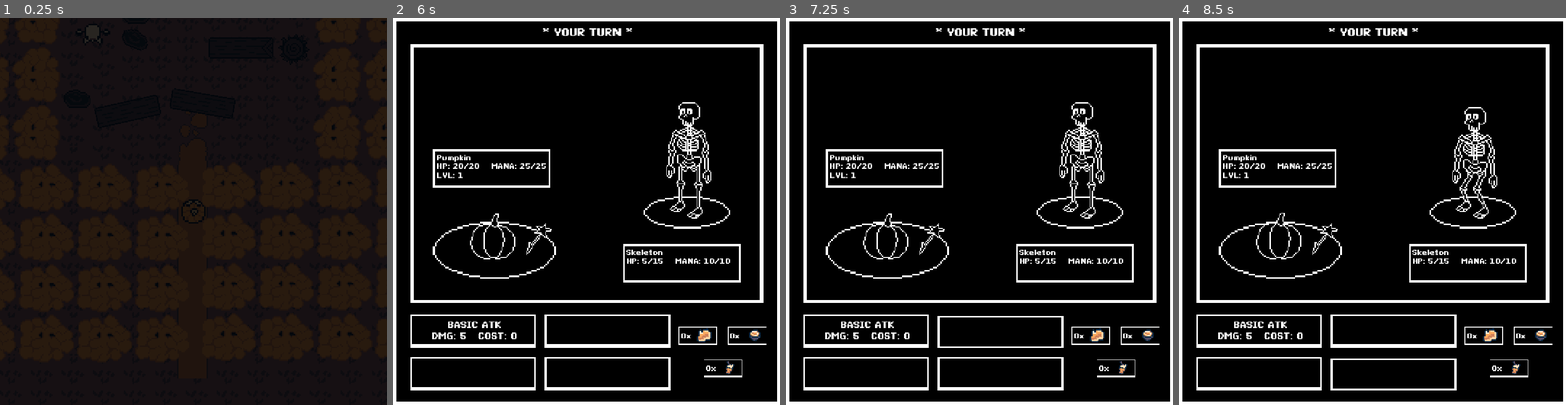
Above: before the commit, frames 1-4 (left to right).
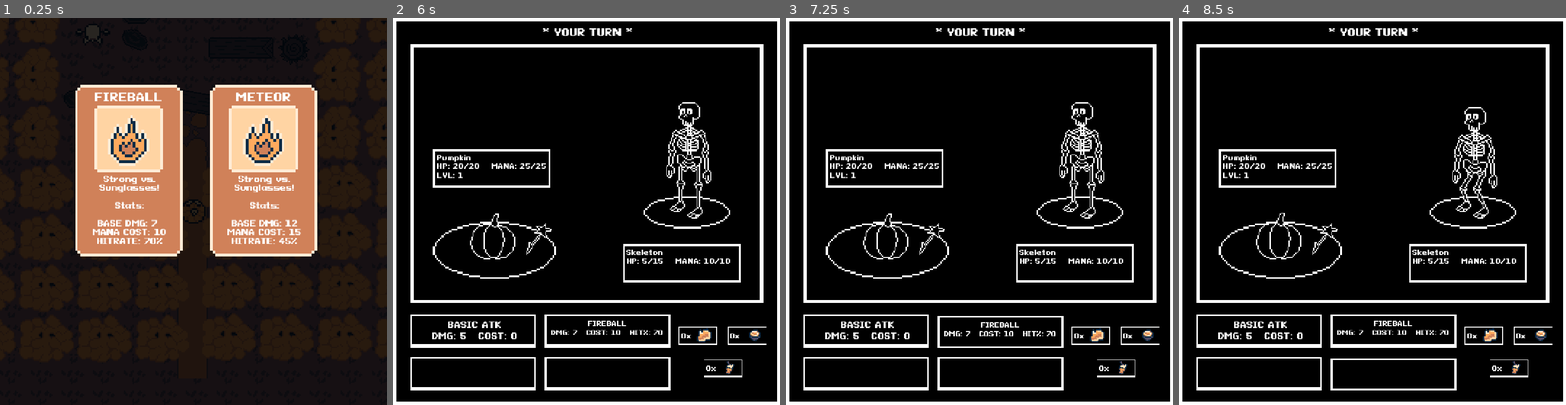
Above: after the commit, the same moments.

Repository: QuoteGenerator/Jame_Gam_Halloween
Game: Godot game, scene res://Tutorial_Area.tscn
Two runs of this game, one before a commit and one after it. Both use one fixed random seed, a clock stepped at 60 frames per second and the inputs below. This scene is started directly instead of the project's main scene.
Inputs (mouse positions are in pixels of both pictures, inside the frame that each line leads up to):
- Up to frame 1 (0.25 s): no input
- Up to frame 2 (6 s): click (520, 168) at 0.5 s, where only the run after the commit has a clickable "FIREBALL"; move the mouse to (671, 192) at 1.27 s; hold D 1.28-2.03 s; tap E (Interact) every 0.75 s from 1.35 to 5.85 s; move the mouse to (509, 230) at 2.02 s; hold S 2.03-2.78 s; move the mouse to (625, 126) at 2.77 s; hold D 2.78-3.53 s; move the mouse to (567, 288) at 3.52 s; hold W 3.53-4.28 s; move the mouse to (702, 269) at 4.27 s; hold A 4.28-5.78 s; move the mouse to (470, 153) at 5.02 s; move the mouse to (605, 211) at 5.77 s; hold S from 5.78 s (still down)
- Up to frame 3 (7.25 s): release S at 6.5 s; click (998, 331) at 6.5 s
- Up to frame 4 (8.5 s): click (1260, 374) at 7.25 s; click (1391, 374) at 8 s

The runs differ from the first frame. In frame 1, 25% of the frame differs, in the area x 19-82%, y 17-62%; in frame 2, 0.3%; in frame 3, 0.3%; in frame 4, 0.3%.

Commit message:
first move selection and addition via text

Diff:
--- a/Jame_GAM_HALLOWEN_FIX/jame-gam-halloween/Scripts/combat_button.gd
+++ b/Jame_GAM_HALLOWEN_FIX/jame-gam-halloween/Scripts/combat_button.gd
@@ -1,12 +1,18 @@
 extends Button
 
 @onready var CombatUI: CanvasLayer = $"../../.."
+@onready var move2: Label = $"../S2/Label"
+@onready var move3: Label = $"../S3/Label"
+@onready var move4: Label = $"../S4/Label"
+
+@onready var move_milestone_1: CanvasLayer = $"../../../Move_Milestone1"
 
 var label:Label
 var itemImage:Sprite2D
 
 # Called when the node enters the scene tree for the first time.
 func _ready() -> void:
+
 	label = get_child(0) as Label
 
 	if get_child_count() > 1:
@@ -21,6 +27,9 @@
 func _on_mouse_exited() -> void:
 	if(name == "simple_attack_button"):
 		label.position = Vector2(56.5, 16)
+
+	if(name == "S2"):
+		label.position =Vector2(56.5, 16)
 
 	if(name == "pumpkin_spice_latte_button"):
 		label.position.y = 15
@@ -60,3 +69,58 @@
 
 	if(name == "pumpkin_pie_button"):
 		pass
+
+
+func _on_s_2_pressed() -> void:
+	pass # Replace with function body.
+
+
+func _on_s_2_mouse_entered() -> void:
+	move2.position = Vector2(18, 20)
+
+
+func _on_s_2_mouse_exited() -> void:
+	move2.position = Vector2(18, 16)
+
+
+func _on_s_3_pressed() -> void:
+	pass # Replace with function body.
+
+
+func _on_s_3_mouse_entered() -> void:
+	move3.position = Vector2(56.5, 20)
+
+
+func _on_s_3_mouse_exited() -> void:
+	move3.position = Vector2(56.5, 16)
+
+
+func _on_s_4_pressed() -> void:
+	pass # Replace with function body.
+
+
+func _on_s_4_mouse_entered() -> void:
+	move4.position = Vector2(56.5, 20)
+
+
+func _on_s_4_mouse_exited() -> void:
+	move4.position = Vector2(56.5, 16)
+
+func update_moves(attack_name: String):
+	if attack_name == "FIREBALL":
+		print("Fireball selected")
+		move2.text = "FIREBALL\nDMG: 7   COST: 10   HIT%: 70"
+
+	elif attack_name == "METEOR":
+		print("Meteor selected")
+		move2.text = "METEOR\nDMG: 12  COST: 15  HIT%: 45"
+
+	#if move_milestone_1.fireball_selected:
+	#	print("selected 1")
+	#	move2.text = "FIREBALL
+	#	DMG: 7  COST: 10  HIT%: 70"
+	#
+	#if move_milestone_1.meteor_selected:
+	#	print("selected 1")
+	#	move2.text = "METEOR
+	#	DMG: 12   COST: 15  HIT%: 45"
--- a/Jame_GAM_HALLOWEN_FIX/jame-gam-halloween/Scripts/combat_ui.gd
+++ b/Jame_GAM_HALLOWEN_FIX/jame-gam-halloween/Scripts/combat_ui.gd
@@ -22,6 +22,8 @@
 @onready var path_follower: PathFollow2D = $Panel/WandPath1/PathFollow2D
 @onready var remote_transform: RemoteTransform2D = $Panel/WandPath1/PathFollow2D/RemoteTransform2D
 @onready var wand: AnimatedSprite2D = $Panel/Wand/Wand
+
+
 
 var wand_path_following:bool = false
 
--- a/Jame_GAM_HALLOWEN_FIX/jame-gam-halloween/Tutorial_Area.tscn
+++ b/Jame_GAM_HALLOWEN_FIX/jame-gam-halloween/Tutorial_Area.tscn
@@ -13,6 +13,7 @@
 [ext_resource type="PackedScene" uid="uid://c6qwfkx23a2oe" path="res://rock_2.tscn" id="11_dipwe"]
 [ext_resource type="PackedScene" uid="uid://b8j662xpheekl" path="res://rock_1.tscn" id="12_fpldr"]
 [ext_resource type="PackedScene" uid="uid://dsm14bv6t17br" path="res://pumpkin_pie.tscn" id="13_0b11v"]
+[ext_resource type="PackedScene" uid="uid://cnokheo2ovrgs" path="res://fire_cards.tscn" id="13_uwtsg"]
 [ext_resource type="PackedScene" uid="uid://dejoqp57xlvc" path="res://skeleton.tscn" id="14_dipwe"]
 [ext_resource type="PackedScene" uid="uid://ckiiat4ysplny" path="res://ghost.tscn" id="15_fpldr"]
 [ext_resource type="Script" uid="uid://dolpru2rub64q" path="res://Scripts/scene_switch2.gd" id="16_fpldr"]
@@ -89,6 +90,8 @@
 [node name="TutorialArea" type="Node2D" unique_id=1696652792]
 script = ExtResource("1_0b11v")
 
+[node name="CardSelect" parent="." unique_id=581881684 instance=ExtResource("13_uwtsg")]
+
 [node name="Player" parent="." unique_id=1519202898 instance=ExtResource("2_ueham")]
 z_index = 1
 position = Vector2(3, 119)
--- a/Jame_GAM_HALLOWEN_FIX/jame-gam-halloween/combat_ui.tscn
+++ b/Jame_GAM_HALLOWEN_FIX/jame-gam-halloween/combat_ui.tscn
@@ -21,6 +21,7 @@
 [ext_resource type="Texture2D" uid="uid://jds3dystspv4" path="res://Assets/sparkles.png" id="13_b12oa"]
 [ext_resource type="Texture2D" uid="uid://dbq05cio0v82a" path="res://Assets/Sprites/tbc_sprites/wand_idle.png" id="14_nw44a"]
 [ext_resource type="Texture2D" uid="uid://byeoo7x84ks8r" path="res://Assets/Sprites/tbc_sprites/sunglasses_anim_skelly.png" id="21_gjqx6"]
+[ext_resource type="PackedScene" uid="uid://cnokheo2ovrgs" path="res://fire_cards.tscn" id="22_1dsod"]
 
 [sub_resource type="Animation" id="Animation_rltsl"]
 length = 0.001
@@ -733,6 +734,65 @@
 theme_override_styles/pressed = SubResource("StyleBoxTexture_vivmo")
 theme_override_styles/hover = SubResource("StyleBoxTexture_57qmd")
 
+[node name="Label" type="Label" parent="Panel/Control/S2" unique_id=564180113]
+custom_maximum_size = Vector2(355.19, 66.635)
+clip_contents = true
+layout_mode = 1
+anchors_preset = -1
+offset_left = 18.0
+offset_top = 16.0
+offset_right = 372.0
+offset_bottom = 83.0
+grow_horizontal = 2
+theme_override_fonts/font = ExtResource("7_akiti")
+theme_override_font_sizes/font_size = 20
+horizontal_alignment = 1
+autowrap_mode = 3
+
+[node name="S3" type="Button" parent="Panel/Control" unique_id=1227104619]
+layout_mode = 0
+offset_left = 53.0
+offset_top = 1051.0
+offset_right = 443.0
+offset_bottom = 1154.0
+theme_override_styles/normal = SubResource("StyleBoxTexture_g4v7s")
+theme_override_styles/pressed = SubResource("StyleBoxTexture_vivmo")
+theme_override_styles/hover = SubResource("StyleBoxTexture_57qmd")
+
+[node name="Label" type="Label" parent="Panel/Control/S3" unique_id=1928465580]
+clip_contents = true
+layout_mode = 1
+anchors_preset = -1
+offset_left = 56.5
+offset_top = 16.0
+offset_right = 332.5
+offset_bottom = 83.0
+grow_horizontal = 2
+theme_override_fonts/font = ExtResource("7_akiti")
+theme_override_font_sizes/font_size = 26
+
+[node name="S4" type="Button" parent="Panel/Control" unique_id=4213693]
+layout_mode = 0
+offset_left = 470.0
+offset_top = 1051.0
+offset_right = 860.0
+offset_bottom = 1154.0
+theme_override_styles/normal = SubResource("StyleBoxTexture_g4v7s")
+theme_override_styles/pressed = SubResource("StyleBoxTexture_vivmo")
+theme_override_styles/hover = SubResource("StyleBoxTexture_57qmd")
+
+[node name="Label" type="Label" parent="Panel/Control/S4" unique_id=1712202752]
+clip_contents = true
+layout_mode = 1
+anchors_preset = -1
+offset_left = 56.5
+offset_top = 16.0
+offset_right = 332.5
+offset_bottom = 83.0
+grow_horizontal = 2
+theme_override_fonts/font = ExtResource("7_akiti")
+theme_override_font_sizes/font_size = 26
+
 [node name="pumpkin_spice_latte_button" type="Button" parent="Panel/Control" unique_id=1131345316]
 layout_mode = 0
 offset_left = 963.0
@@ -814,26 +874,6 @@
 rotation = -0.07870076
 scale = Vector2(5.3799896, 5.3799896)
 texture = ExtResource("11_tnwwt")
-
-[node name="S3" type="Button" parent="Panel/Control" unique_id=1227104619]
-layout_mode = 0
-offset_left = 53.0
-offset_top = 1051.0
-offset_right = 443.0
-offset_bottom = 1154.0
-theme_override_styles/normal = SubResource("StyleBoxTexture_g4v7s")
-theme_override_styles/pressed = SubResource("StyleBoxTexture_vivmo")
-theme_override_styles/hover = SubResource("StyleBoxTexture_57qmd")
-
-[node name="S4" type="Button" parent="Panel/Control" unique_id=4213693]
-layout_mode = 0
-offset_left = 470.0
-offset_top = 1051.0
-offset_right = 860.0
-offset_bottom = 1154.0
-theme_override_styles/normal = SubResource("StyleBoxTexture_g4v7s")
-theme_override_styles/pressed = SubResource("StyleBoxTexture_vivmo")
-theme_override_styles/hover = SubResource("StyleBoxTexture_57qmd")
 
 [node name="PlayerName" type="Label" parent="Panel/Control" unique_id=188503472]
 layout_mode = 0
@@ -940,9 +980,21 @@
 sprite_frames = SubResource("SpriteFrames_g4v7s")
 autoplay = "default"
 
+[node name="Move_Milestone1" parent="." unique_id=581881684 instance=ExtResource("22_1dsod")]
+visible = false
+
 [connection signal="mouse_entered" from="Panel/Control/simple_attack_button" to="Panel/Control/simple_attack_button" method="_on_mouse_entered"]
 [connection signal="mouse_exited" from="Panel/Control/simple_attack_button" to="Panel/Control/simple_attack_button" method="_on_mouse_exited"]
 [connection signal="pressed" from="Panel/Control/simple_attack_button" to="Panel/Control/simple_attack_button" method="_on_pressed"]
+[connection signal="mouse_entered" from="Panel/Control/S2" to="Panel/Control/simple_attack_button" method="_on_s_2_mouse_entered"]
+[connection signal="mouse_exited" from="Panel/Control/S2" to="Panel/Control/simple_attack_button" method="_on_s_2_mouse_exited"]
+[connection signal="pressed" from="Panel/Control/S2" to="Panel/Control/simple_attack_button" method="_on_s_2_pressed"]
+[connection signal="mouse_entered" from="Panel/Control/S3" to="Panel/Control/simple_attack_button" method="_on_s_3_mouse_entered"]
+[connection signal="mouse_exited" from="Panel/Control/S3" to="Panel/Control/simple_attack_button" method="_on_s_3_mouse_exited"]
+[connection signal="pressed" from="Panel/Control/S3" to="Panel/Control/simple_attack_button" method="_on_s_3_pressed"]
+[connection signal="mouse_entered" from="Panel/Control/S4" to="Panel/Control/simple_attack_button" method="_on_s_4_mouse_entered"]
+[connection signal="mouse_exited" from="Panel/Control/S4" to="Panel/Control/simple_attack_button" method="_on_s_4_mouse_exited"]
+[connection signal="pressed" from="Panel/Control/S4" to="Panel/Control/simple_attack_button" method="_on_s_4_pressed"]
 [connection signal="mouse_entered" from="Panel/Control/pumpkin_spice_latte_button" to="Panel/Control/pumpkin_spice_latte_button" method="_on_mouse_entered"]
 [connection signal="mouse_exited" from="Panel/Control/pumpkin_spice_latte_button" to="Panel/Control/pumpkin_spice_latte_button" method="_on_mouse_exited"]
 [connection signal="pressed" from="Panel/Control/pumpkin_spice_latte_button" to="Panel/Control/pumpkin_spice_latte_button" method="_on_pressed"]
--- /dev/null
+++ b/Jame_GAM_HALLOWEN_FIX/jame-gam-halloween/fire_cards.tscn
@@ -0,0 +1,112 @@
+[gd_scene format=3 uid="uid://cnokheo2ovrgs"]
+
+[ext_resource type="Script" uid="uid://bcedn2ute8puy" path="res://milestone1.gd" id="1_8d0gq"]
+[ext_resource type="Texture2D" uid="uid://cueu02bm2rthk" path="res://Assets/Sprites/fire_card.png" id="1_g0tij"]
+[ext_resource type="FontFile" uid="uid://dx2uphxemt1ij" path="res://Assets/PixeloidSans-Bold.otf" id="2_8d0gq"]
+
+[sub_resource type="StyleBoxTexture" id="StyleBoxTexture_g4v7s"]
+texture = ExtResource("1_g0tij")
+
+[sub_resource type="StyleBoxTexture" id="StyleBoxTexture_g0tij"]
+texture = ExtResource("1_g0tij")
+
+[sub_resource type="StyleBoxTexture" id="StyleBoxTexture_8d0gq"]
+texture = ExtResource("1_g0tij")
+
+[sub_resource type="StyleBoxTexture" id="StyleBoxTexture_0ho6w"]
+texture = ExtResource("1_g0tij")
+
+[sub_resource type="StyleBoxTexture" id="StyleBoxTexture_xgxvq"]
+texture = ExtResource("1_g0tij")
+
+[node name="Move_Milestone1" type="CanvasLayer" unique_id=581881684]
+offset = Vector2(232.785, 206.455)
+scale = Vector2(4.27, 4.27)
+transform = Transform2D(4.27, 0, 0, 4.27, 232.785, 206.455)
+script = ExtResource("1_8d0gq")
+
+[node name="FireCard1" type="Button" parent="." unique_id=1967584284]
+offset_right = 78.0
+offset_bottom = 125.0
+theme_override_styles/normal = SubResource("StyleBoxTexture_g4v7s")
+theme_override_styles/pressed = SubResource("StyleBoxTexture_g0tij")
+theme_override_styles/hover = SubResource("StyleBoxTexture_8d0gq")
+
+[node name="Title1" type="Label" parent="FireCard1" unique_id=2127294883]
+layout_mode = 0
+offset_left = 4.0316124
+offset_top = 4.108896
+offset_right = 303.99677
+offset_bottom = 44.00576
+scale = Vector2(0.235, 0.235)
+theme_override_fonts/font = ExtResource("2_8d0gq")
+theme_override_font_sizes/font_size = 35
+text = "FIREBALL"
+horizontal_alignment = 1
+
+[node name="Desc1" type="Label" parent="FireCard1" unique_id=1438758037]
+custom_maximum_size = Vector2(267.09, 214.24)
+layout_mode = 0
+offset_left = 4.5
+offset_top = 65.23297
+offset_right = 271.5
+offset_bottom = 266.23297
+scale = Vector2(0.26, 0.26)
+theme_override_constants/line_spacing = -3
+theme_override_constants/paragraph_spacing = 1
+theme_override_fonts/font = ExtResource("2_8d0gq")
+theme_override_font_sizes/font_size = 22
+text = "Strong vs. Sunglasses!
+
+Stats:
+
+BASE DMG: 7
+MANA COST: 10
+HITRATE: 70%"
+horizontal_alignment = 1
+autowrap_mode = 3
+
+[node name="FireCard2" type="Button" parent="." unique_id=1709500327]
+offset_left = 98.0
+offset_right = 176.0
+offset_bottom = 125.0
+theme_override_styles/normal = SubResource("StyleBoxTexture_g4v7s")
+theme_override_styles/pressed = SubResource("StyleBoxTexture_0ho6w")
+theme_override_styles/hover = SubResource("StyleBoxTexture_xgxvq")
+
+[node name="Title2" type="Label" parent="FireCard2" unique_id=878296019]
+layout_mode = 0
+offset_left = 4.031616
+offset_top = 4.108896
+offset_right = 303.99677
+offset_bottom = 47.108894
+scale = Vector2(0.235, 0.235)
+theme_override_fonts/font = ExtResource("2_8d0gq")
+theme_override_font_sizes/font_size = 35
+text = "METEOR"
+horizontal_alignment = 1
+
+[node name="Desc2" type="Label" parent="FireCard2" unique_id=1636307949]
+custom_maximum_size = Vector2(267.09, 214.24)
+layout_mode = 0
+offset_left = 4.5
+offset_top = 65.23297
+offset_right = 271.5
+offset_bottom = 266.23297
+scale = Vector2(0.26, 0.26)
+theme_override_constants/line_spacing = -3
+theme_override_constants/paragraph_spacing = 1
+theme_override_fonts/font = ExtResource("2_8d0gq")
+theme_override_font_sizes/font_size = 22
+text = "Strong vs. Sunglasses!
+
+Stats:
+
+BASE DMG: 12
+MANA COST: 15
+HITRATE: 45%"
+horizontal_alignment = 1
+autowrap_mode = 3
+
+[connection signal="pressed" from="FireCard1" to="." method="_on_fire_card_1_pressed"]
+[connection signal="pressed" from="FireCard2" to="." method="_on_fire_card_2_pressed"]
--- /dev/null
+++ b/Jame_GAM_HALLOWEN_FIX/jame-gam-halloween/milestone1.gd
@@ -0,0 +1,30 @@
+extends CanvasLayer
+
+@onready var move_milestone_1: CanvasLayer = $"."
+@onready var combat_button = get_node("/root/TutorialArea/CombatUI/Panel/Control/simple_attack_button")
+@onready var card_select: CanvasLayer = $"."
+@onready var combat_ui = get_node("/root/TutorialArea/CombatUI")
+
+var fireball_selected = false
+var meteor_selected = false
+
+# Called when the node enters the scene tree for the first time.
+func _ready() -> void:
+	pass # Replace with function body.
+
+
+# Called every frame. 'delta' is the elapsed time since the previous frame.
+func _process(delta: float) -> void:
+	pass
+
+
+func _on_fire_card_1_pressed() -> void:
+	fireball_selected = true
+	combat_button.update_moves("FIREBALL")
+	move_milestone_1.hide()
+
+
+func _on_fire_card_2_pressed() -> void:
+	meteor_selected = true
+	combat_button.update_moves("METEOR")
+	move_milestone_1.hide()
Binary file added: Jame_GAM_HALLOWEN_FIX/jame-gam-halloween/Assets/Sprites/fire_card.png
Not shown, added: Jame_GAM_HALLOWEN_FIX/jame-gam-halloween/Assets/Sprites/fire_card.png.import
Binary file added: Jame_GAM_HALLOWEN_FIX/jame-gam-halloween/Assets/Sprites/fire_cards.png
Not shown, added: Jame_GAM_HALLOWEN_FIX/jame-gam-halloween/Assets/Sprites/fire_cards.png.import
Binary file added: Jame_GAM_HALLOWEN_FIX/jame-gam-halloween/Assets/Sprites/panel.png
Not shown, added: Jame_GAM_HALLOWEN_FIX/jame-gam-halloween/Assets/Sprites/panel.png.import
Not shown, added: Jame_GAM_HALLOWEN_FIX/jame-gam-halloween/milestone1.gd.uid
